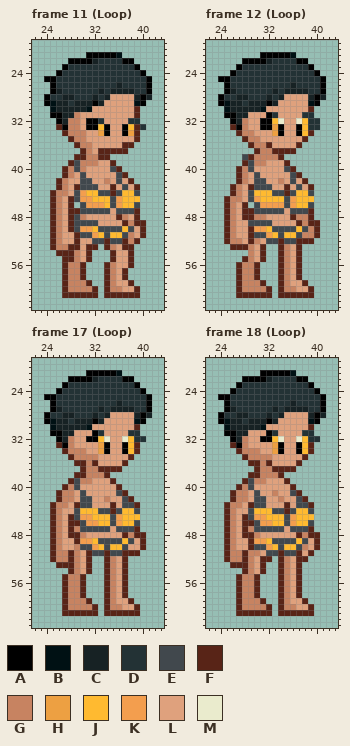
File history of a pixel-art file, NPC/Sasha.ase. The first picture shows the starting point.
64x64 pixels, 18 frames. Colours within 5 levels of each other are drawn and written as one. Shown: frame 11 (Loop): x 22..43, y 19..63; frame 12 (Loop): x 22..43, y 19..63; frame 17 (Loop): x 22..43, y 19..63; frame 18 (Loop): x 22..43, y 19..63. The commit also changed other frames, which this record leaves out.
Visible layers, top first: "Eyes", "Clothes", "Hair", "Head", "Body".
Palette (. is transparent): A #000000  B #001114  C #172224  D #233235  E #41484d  F #582417  G #c78361  H #eda042  J #ffba30  K #f39e4e  L #dfa17d  M #eaebcd
Pixels before, frame 11 (Loop), first column x 24:
21 .......AAAAAB.....
22 ....AAAACDDDDAA...
23 ...ADDDDDDDDDDDA..
24 ..ADDDDDDDDDDDDDA.
25 AADDDDDDDDDDDDDDDA
26 .ADDDDDDDDDDCDDDDA
27 .ACDDDDDDCDCCCCDDA
28 ADDCCDDDCDCLLLLCAC
29 ABCCDCCCACLLLLLBA.
30 .BCCCCCBLLLLLLLF..
31 .AACCGLLLLLLLLLF..
32 ..ACGGLAADLLLLDD..
33 ..FAGGLAAJALLAJFD.
34 ...FGGGLLHALLAHF..
35 ....FGGLLLLLLLLF..
36 .....FGGLLLLLFF...
37 ......FGLFFFFF....
38 .....FFGGFF.......
39 ....FEGGGLLF......
40 ...FGEGLLLLEF.....
41 ...FGLELLLLLEF....
42 ..FGLLEELLGLELF...
43 ..FGLFEEELLFLELF..
44 .FGGLEKJJEEFEJJE..
45 .FGLFEKKJJJEKJJJ..
46 .FGLF.EKKKJEKJJE..
47 .FGLFFEEEEELEEEF..
48 .FGLFEGLLLLLFGLF..
49 .FGLFEEEELLLLFGFF.
50 .FGLFEKKJEEEEJELF.
51 .FGLLFEEKJEJJEGLF.
52 .FGLLFLLEEFEEFGF..
53 .FGGFFLFF.FGLFF...
54 ..FFFGLF...FLLF...
55 ...FFGLF...FLLF...
56 ...FGGF...FGLLF...
57 ...FGGF...FGLF....
58 ...FGGF...FGLF....
59 ...FGGGF..FGLLF...
60 ...FGGGGF.FGGLLF..
61 ...FFFFFF.FFFFFF..
Pixels before, frame 12 (Loop), first column x 24:
21 .......AAAAAB.....
22 ....AAAACDDDDAA...
23 ...ADDDDDDDDDDDA..
24 ..ADDDDDDDDDDDDDA.
25 AADDDDDDDDDDDDDDDA
26 .ADDDDDDDDDDCDDDDA
27 .ACDDDDDDCDCCCCDDA
28 ADDCCDDDCDCLLLLCAC
29 ABCCDCCCACLLLLLBA.
30 .BCCCCCBLLLLLLLF..
31 .AACCLLLADLLLLDD..
32 ..ACGLLAAJMLLMJDD.
33 ..FAGLLAAHALLAJDD.
34 ...FGGLLLHALLAJF..
35 ....FGGLLLLLLLF...
36 .....FGGFLLLLF....
37 ......FGGFFFF.....
38 ....EFGGGGF.......
39 ....FEGGLLLF......
40 ...FGELLLLLEF.....
41 ...FGLELLLLLEF....
42 ...FGLEELLGLELF...
43 ..FGLFEEELLFLELF..
44 ..FGLEJJJEEFEJJE..
45 .FGGLEKJJJJEKJJJ..
46 .FGLF.EKKKKEKJJE..
47 .FGLFFEEEEELEEEF..
48 .FGLFFGGLLLLFGGF..
49 .FGLLEEEELLLLFGFF.
50 .FGLLFKKJEEEEJEGF.
51 .FGLLFEEKJEJJEGGF.
52 .FGGLFGLEEFEEFFF..
53 ..FFFGLF..FGLF....
54 .....GLF..FGLF....
55 ....FGLF..FGLF....
56 ...FGGF...FGLF....
57 ...FGGF...FGLF....
58 ...FGGF...FGLF....
59 ...FGGGF..FGLLF...
60 ...FGGGGF.FGGLLF..
61 ...FFFFFF.FFFFFF..
Pixels before, frame 17 (Loop), first column x 24:
21 .......AAAAAB.....
22 ....AAAACDDDDAA...
23 ...ADDDDDDDDDDDA..
24 ..ADDDDDDDDDDDDDA.
25 AADDDDDDDDDDDDDDDA
26 .ADDDDDDDDDDCDDDDA
27 .ACDDDDDDCDCCCCDDA
28 ADDCCDDDCDCLLLLCAC
29 ABCCDCCCACLLLLLBA.
30 .BCCCCCBLLLLLLLF..
31 .AACCLLLADLLLLDD..
32 ..ACGLLAAJMLLMJDD.
33 ..FAGLLLLHALLAJF..
34 ...FGGGLLHALLAJF..
35 ....FGGGGLLLLLF...
36 .....FFGFLLLLF....
37 ......FGGFFFF.....
38 .....FFGGGF.......
39 ....FEGGLLLF......
40 ...FGELLLLLLF.....
41 ..FGGLELLLLLEF....
42 ..FGGLEELLGLLEF...
43 .FGGLFEELLLFLEEF..
44 .FGLLEJJJEEFEJJE..
45 .FGLFEKKJJJEKJJJ..
46 .FGLFFEKKJJEKJJE..
47 .FGLFGEEEEELEEEF..
48 .FGLFFGLLLLLLFGFF.
49 .FGLLFKKJEEEEJELF.
50 .FGLLGEEKJEJJELLF.
51 .FGGFGLFEEFEEFFF..
52 .FGGFGLF..FGLF....
53 ..FFFGLF..FGLF....
54 ....FGLF..FGLF....
55 ...FGGF...FGLF....
56 ...FGGF...FGLF....
57 ...FGGF...FGLF....
58 ...FGGF...FGLF....
59 ...FGGGF..FGLLF...
60 ...FGGGGF.FGGLLF..
61 ...FFFFFF.FFFFFF..
Pixels before, frame 18 (Loop), first column x 24:
21 .......AAAAAB.....
22 ....AAAACDDDDAA...
23 ...ADDDDDDDDDDDA..
24 ..ADDDDDDDDDDDDDA.
25 AADDDDDDDDDDDDDDDA
26 .ADDDDDDDDDDCDDDDA
27 .ACDDDDDDCDCCCCDDA
28 ADDCCDDDCDCLLLLCAC
29 ABCCDCCCACLLLLLBA.
30 .BCCCCCBLLLLLLLF..
31 .AACCLLLADLLLLDD..
32 ..ACGLLAAJMLLMJDD.
33 ..FAGLLLLHALLAJF..
34 ...FGGGLLHALLAJF..
35 ....FGGGGLLLLLF...
36 .....FFGFLLLLF....
37 ......FGGFFFF.....
38 .....FFGGGF.......
39 ....FEGGLLLF......
40 ...FGELLLLLLF.....
41 ..FGGLELLGLLEF....
42 ..FGGLEELLGLLEF...
43 .FGGLFEELLLFLEEF..
44 .FGLLEJJJEEFEJJE..
45 .FGLFEKKJJJEKJJJ..
46 .FGLFFEKKJJEKJJE..
47 .FGLFGEEEEELEEEF..
48 .FGLFFGLLLLLLFGFF.
49 .FGLLFKKJEEEEJELF.
50 .FGLLFEEKJEJJEGLF.
51 .FGGFGGLEEFEEFLF..
52 .FGGFGLFF.FGLFF...
53 ..FFFGLF..FGLF....
54 ....FGLF..FGLF....
55 ...FGGF...FGLF....
56 ...FGGF...FGLF....
57 ...FGGF...FGLF....
58 ...FGGF...FGLF....
59 ...FGGGF..FGLLF...
60 ...FGGGGF.FGGLLF..
61 ...FFFFFF.FFFFFF..
And afterwards:
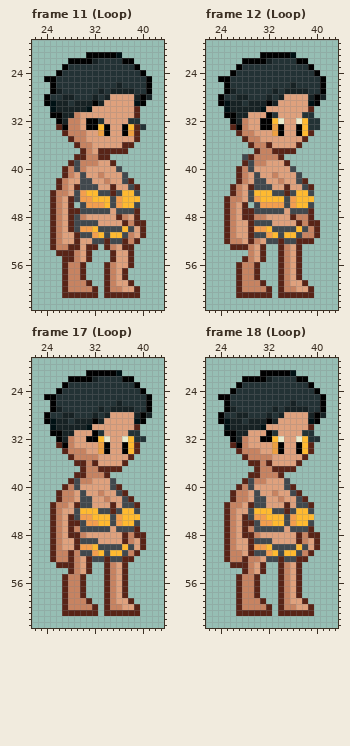
The exact change:
{"where": "frame 11 (Loop), layers \"Clothes\", \"Body\""}
{"frame":11,"y":40,"x":35,"old":"EF","new":"LE"}
{"frame":11,"y":41,"x":33,"old":"L","new":"G"}
{"frame":11,"y":41,"x":36,"old":"EF","new":"LE"}
{"frame":11,"y":42,"x":36,"old":"EL","new":"LE"}
{"frame":11,"y":43,"x":37,"old":"EL","new":"LE"}
{"where": "frame 12 (Loop), layers \"Clothes\", \"Body\""}
{"frame":12,"y":40,"x":35,"old":"EF","new":"LE"}
{"frame":12,"y":41,"x":33,"old":"L","new":"G"}
{"frame":12,"y":41,"x":36,"old":"EF","new":"LE"}
{"frame":12,"y":42,"x":36,"old":"EL","new":"LE"}
{"frame":12,"y":43,"x":37,"old":"EL","new":"LE"}
{"frame":12,"y":49,"x":29,"old":"E","new":"F"}
{"where": "frame 17 (Loop), layers \"Clothes\", \"Body\""}
{"frame":17,"y":39,"x":35,"old":"F","new":"E"}
{"frame":17,"y":40,"x":35,"old":"L","new":"E"}
{"frame":17,"y":41,"x":33,"old":"L","new":"G"}
{"frame":17,"y":49,"x":30,"old":"KKJEEEEJE","new":"EEELLLLFG"}
{"frame":17,"y":50,"x":29,"old":"GEEKJ","new":"FKKJE"}
{"frame":17,"y":50,"x":35,"old":"JJEL","new":"EEJE"}
{"frame":17,"y":51,"x":30,"old":"LFEEFEEFF","new":"EEKJEJJEG"}
{"frame":17,"y":52,"x":32,"old":"..","new":"EE"}
{"frame":17,"y":52,"x":35,"old":"GL","new":"EE"}
{"frame":17,"y":52,"x":38,"old":".","new":"F"}
{"where": "frame 18 (Loop), layers \"Clothes\", \"Body\""}
{"frame":18,"y":39,"x":35,"old":"F","new":"E"}
{"frame":18,"y":40,"x":35,"old":"L","new":"E"}
{"frame":18,"y":49,"x":30,"old":"KKJEEEEJE","new":"EEELLLLFG"}
{"frame":18,"y":50,"x":30,"old":"EEKJ","new":"KKJE"}
{"frame":18,"y":50,"x":35,"old":"JJEG","new":"EEJE"}
{"frame":18,"y":51,"x":28,"old":"FGGLEEFEEFL","new":"LFEEKJEJJEG"}
{"frame":18,"y":52,"x":30,"old":"LFF.","new":"GLEE"}
{"frame":18,"y":52,"x":35,"old":"GL","new":"EE"}
